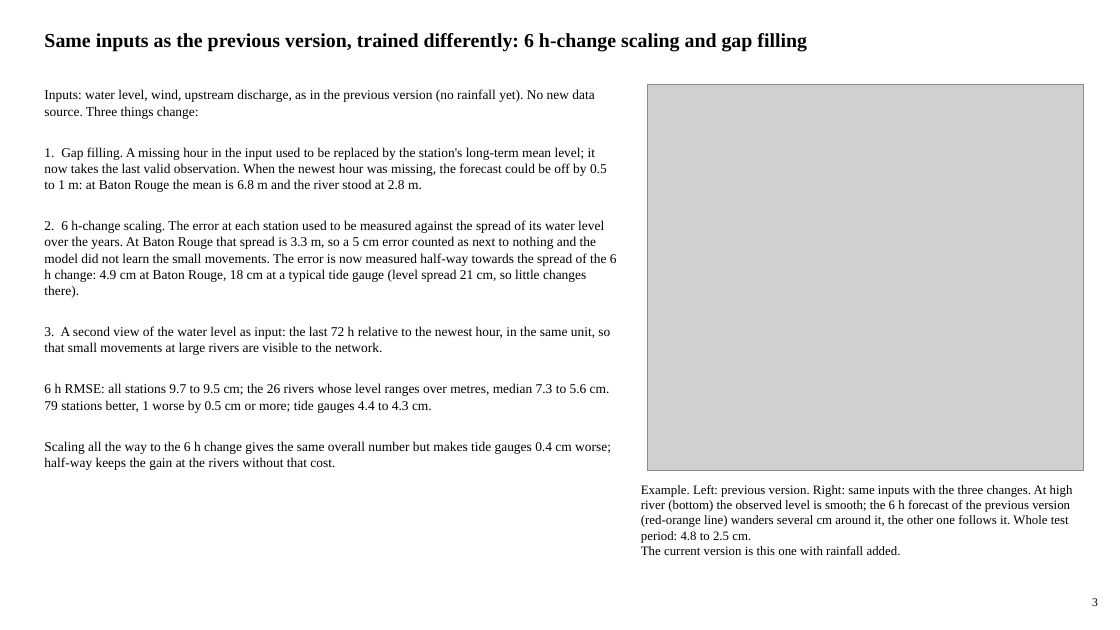
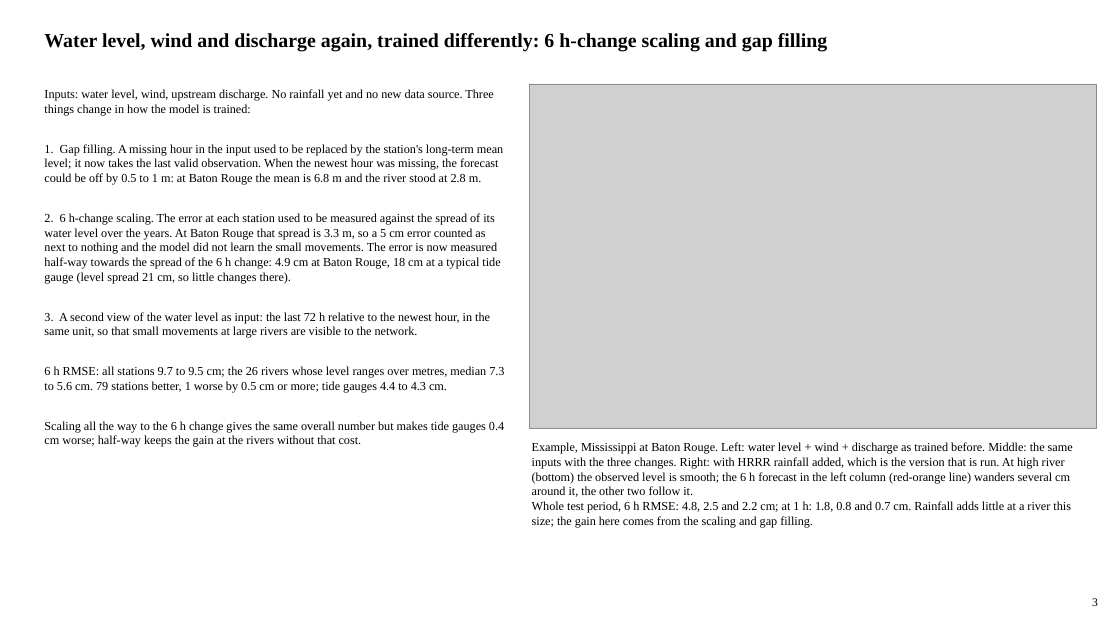
Before and after one commit to LaurenW1997/subdomainLSTM, a slide deck: slide 3 of deliverables/17_versions/version_comparison.pptx. Drawn at 1120x630 pixels with LibreOffice and Linux fonts; fonts in the diff are those of the drawing; grey boxes stand for pictures. Boxes give left, top, right and bottom in pixels: in the first picture for what was removed or moved away, otherwise in the second. Text is boxed around its words. In the diff, an @@ line names an element or a change of style, - is before the commit and + after.

```diff
--- a/deliverables/17_versions/version_comparison.pptx
+++ b/deliverables/17_versions/version_comparison.pptx
@@ text at [44,33,828,52]: text changed @@
-Same inputs as the previous version, trained differently: 6 h-change scaling and gap filling
+Water level, wind and discharge again, trained differently: 6 h-change scaling and gap filling
@@ text at [44,89,493,116]: text changed; size 11.5 to 10.5 pt @@
-Inputs: water level, wind, upstream discharge, as in the previous version (no rainfall yet). No new data source. Three things change:
+Inputs: water level, wind, upstream discharge. No rainfall yet and no new data source. Three things change in how the model is trained:
@@ picture: place and size @@
-picture at [647,84,1083,471]
+picture at [529,84,1096,429]
@@ text at [44,144,504,447]: size 11.5 to 10.5 pt in "1. Gap filling. A missing hour in ...", "2. 6 h-change scaling. The error at ...", "3. A second view of the water ...", "6 h RMSE: all stations 9.7 to ..." and 1 more places @@
@@ text at [532,442,1073,528]: text changed; size 11 to 10.5 pt @@
-Example. Left: previous version. Right: same inputs with the three changes. At high river (bottom) the observed level is smooth; the 6 h forecast of the previous version (red-orange line) wanders several cm around it, the other one follows it. Whole test period: 4.8 to 2.5 cm.
-The current version is this one with rainfall added.
+Example, Mississippi at Baton Rouge. Left: water level + wind + discharge as trained before. Middle: the same inputs with the three changes. Right: with HRRR rainfall added, which is the version that is run. At high river (bottom) the observed level is smooth; the 6 h forecast in the left column (red-orange line) wanders several cm around it, the other two follow it.
+Whole test period, 6 h RMSE: 4.8, 2.5 and 2.2 cm; at 1 h: 1.8, 0.8 and 0.7 cm. Rainfall adds little at a river this size; the gain here comes from the scaling and gap filling.
```
Also in this commit, not shown: 12 other slides changed, 34 other files.
